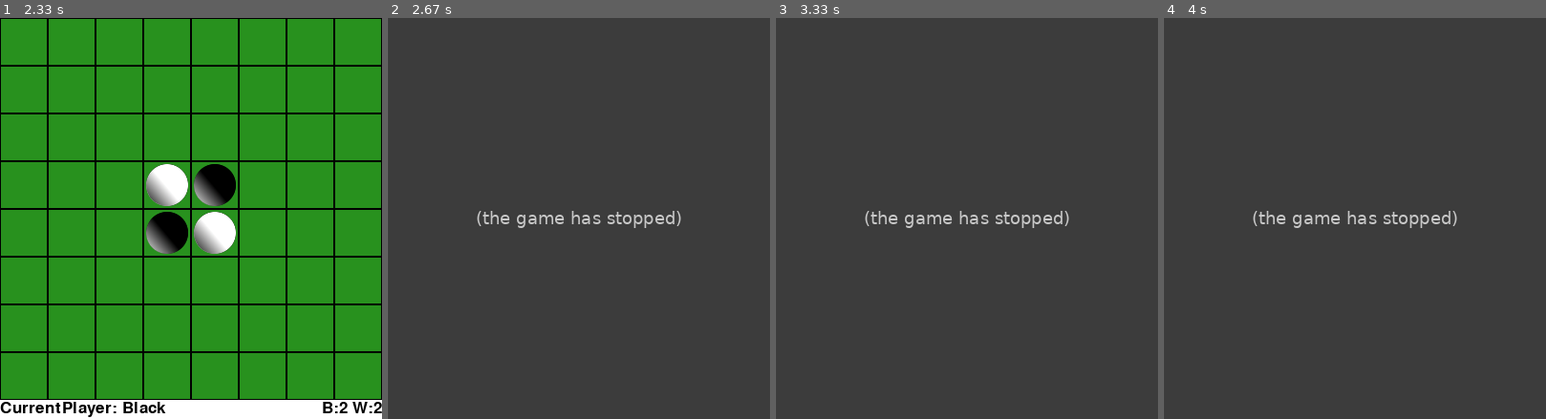
Above: before the commit, frames 1-4 (left to right).
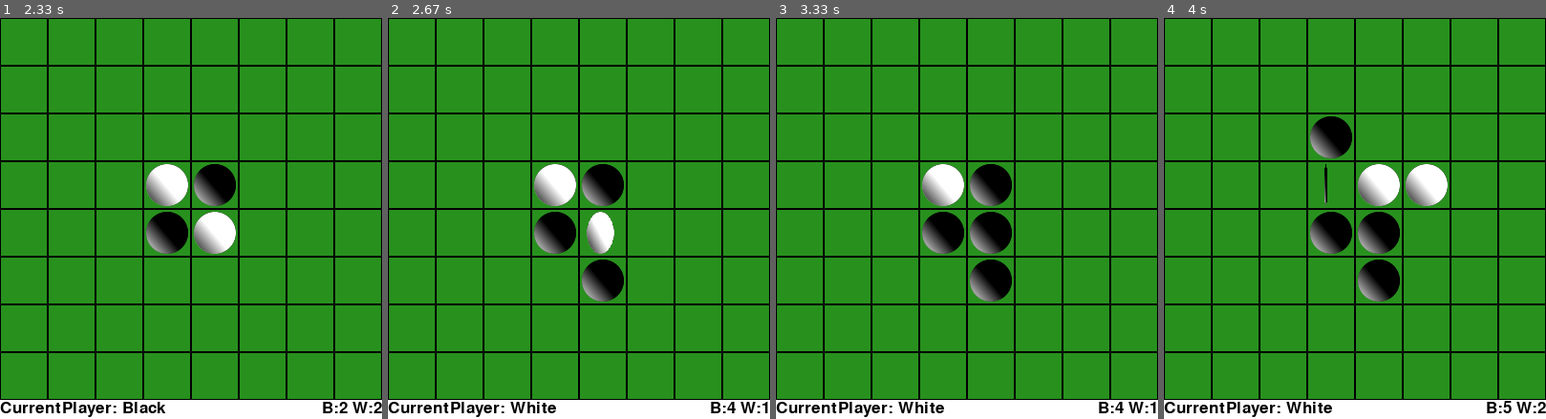
Above: after the commit, the same moments.

Repository: mrsaa2000/Reversi
Game: pygame game, started from pygame_ver.py
Same seed, same stepped clock (60 frames per second), same inputs: the game is played once before the commit and once after it.
Inputs (mouse positions are in pixels of both pictures, inside the frame that each line leads up to):
- Up to frame 1 (2.33 s): tap U at 0.33 s; click (99, 222) at 0.72 s; hold U 1.5-1.97 s
- Up to frame 2 (2.67 s): click (582, 258) at 2.55 s
- Up to frame 3 (3.33 s): no input
- Up to frame 4 (4 s): click (1431, 186) at 3.38 s

Frame 1 is identical in both runs. In frame 2, 99% of the frame differs, in the area x 0-100%, y 0-100%; in frame 3, 99%; in frame 4, 99%.
Error before the commit: TypeError: Reversi.get_enemy() missing 1 required positional argument: 'color' (pygame_ver.p...; the game stopped at 2.55 s (later frames are placeholders)

Commit message:
Add undo

Diff:
--- a/pygame_ver.py
+++ b/pygame_ver.py
@@ -71,10 +71,10 @@
             pygame.display.update()
 
     def change_turn(self):
-        self.reversi.turn = self.reversi.get_enemy()
+        self.reversi.turn = self.reversi.get_enemy(self.reversi.turn)
         # パス
         if self.reversi.is_pass():
-            self.reversi.turn = self.reversi.get_enemy()
+            self.reversi.turn = self.reversi.get_enemy(self.reversi.turn)
             # player側がパスされた場合
             if self.reversi.turn == self.reversi.cpu_player:
                 cpu = threading.Thread(target=self.cpu_action, name='cpu')
@@ -163,6 +163,9 @@
             if event.type == KEYDOWN and event.key == K_RETURN:
                 if self.reversi.state == reversiCore.State.START:
                     self.select_after_attack()
+            if event.type == KEYDOWN and event.key == K_u:
+                if self.reversi.state == reversiCore.State.PLAY:
+                    self.undo_board()
 
     def select_after_attack(self):
         """player側が後攻(白)を選んだ場合"""
@@ -175,8 +178,9 @@
         directions = self.reversi.is_put(y, x, self.reversi.turn)
         if directions:
             self.reversi.board[y][x] = self.reversi.turn
-            # flip
-            for flip_point in self.reversi.get_flip_points(y, x, directions):
+            flip_points = self.reversi.get_flip_points(y, x, directions)
+            self.reversi.undo.append(reversiCore.UndoInfo(y, x, flip_points))
+            for flip_point in flip_points:
                 f_y, f_x = flip_point
                 self.flip_stones[f_y][f_x] = FlipStone(f_y, f_x, self.reversi.turn)
                 self.reversi.board[f_y][f_x] = self.reversi.turn
@@ -184,6 +188,12 @@
             if self.reversi.state == reversiCore.State.PLAY:
                 self.change_turn()
 
+    def undo_board(self):
+        if len(self.reversi.undo) <= 1:
+            return
+        self.reversi.undo_board()
+        self.reversi.undo_board()
+
 
 if __name__ == '__main__':
     Game()
--- a/reversiCore.py
+++ b/reversiCore.py
@@ -7,10 +7,28 @@
 Stone = enum.Enum('Stone', 'EMPTY BLACK WHITE')
 
 
+class UndoInfo(object):
+
+    def __init__(self, y, x, points):
+        self.y, self.x = y, x
+        self.points = points
+
+    def get_board(self, board):
+        board[self.y][self.x] = Stone.EMPTY
+        for point in self.points:
+            y, x = point
+            if board[y][x] == Stone.BLACK:
+                board[y][x] = Stone.WHITE
+            else:
+                board[y][x] = Stone.BLACK
+        return board
+
+
 class Reversi(object):
 
     def __init__(self):
         self.board = [[Stone.EMPTY for x in range(SQ_NUM)] for y in range(SQ_NUM)]
+        self.undo = []
         self.state = State.START
         self.turn = Stone.BLACK
         self.cpu_player = Stone.WHITE
@@ -36,6 +54,7 @@
         for point in points:
             y, x = point
             self.board[y][x] = self.turn
+        return points
 
     def get_enemy(self, color):
         enemy = None
@@ -130,7 +149,14 @@
         directions = self.is_put(y, x, self.turn)
         if directions:
             self.board[y][x] = self.turn
-            self.flip_board(y, x, directions)
+            points = self.flip_board(y, x, directions)
+            self.undo.append(UndoInfo(y, x, points))
             self.check_gameover()
             if self.state == State.PLAY:
                 self.change_turn()
+
+    def undo_board(self):
+        if len(self.undo) == 0:
+            return
+        info = self.undo.pop()
+        self.board = info.get_board(self.board)
